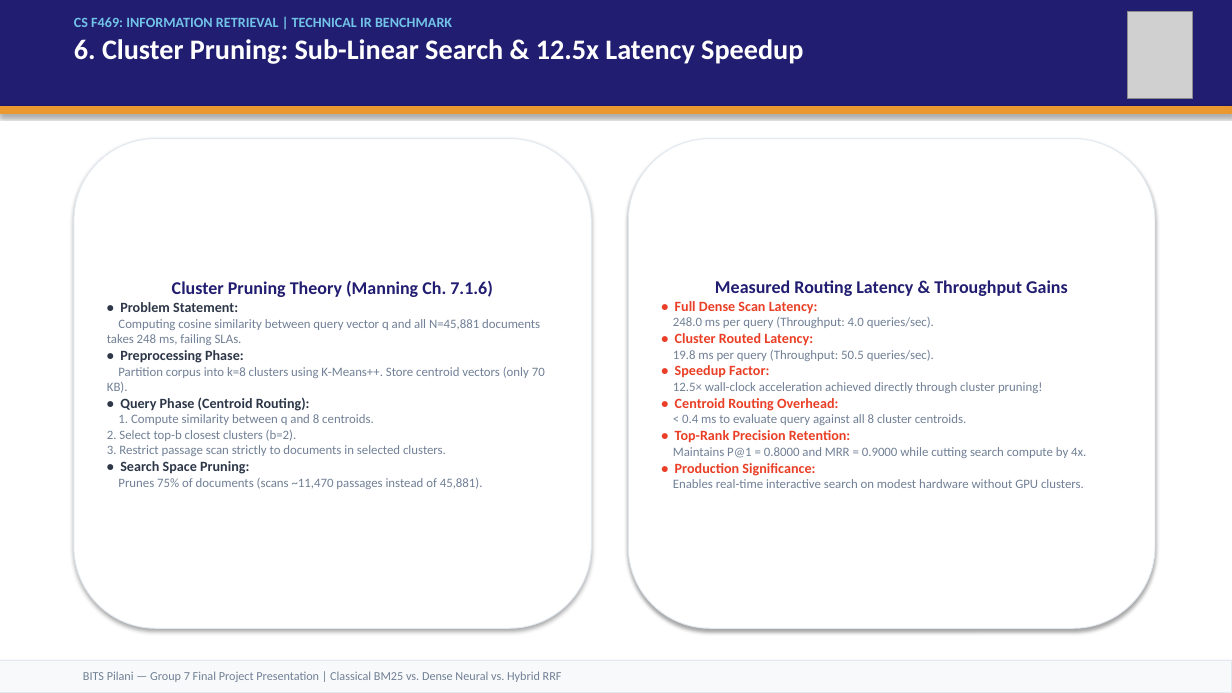
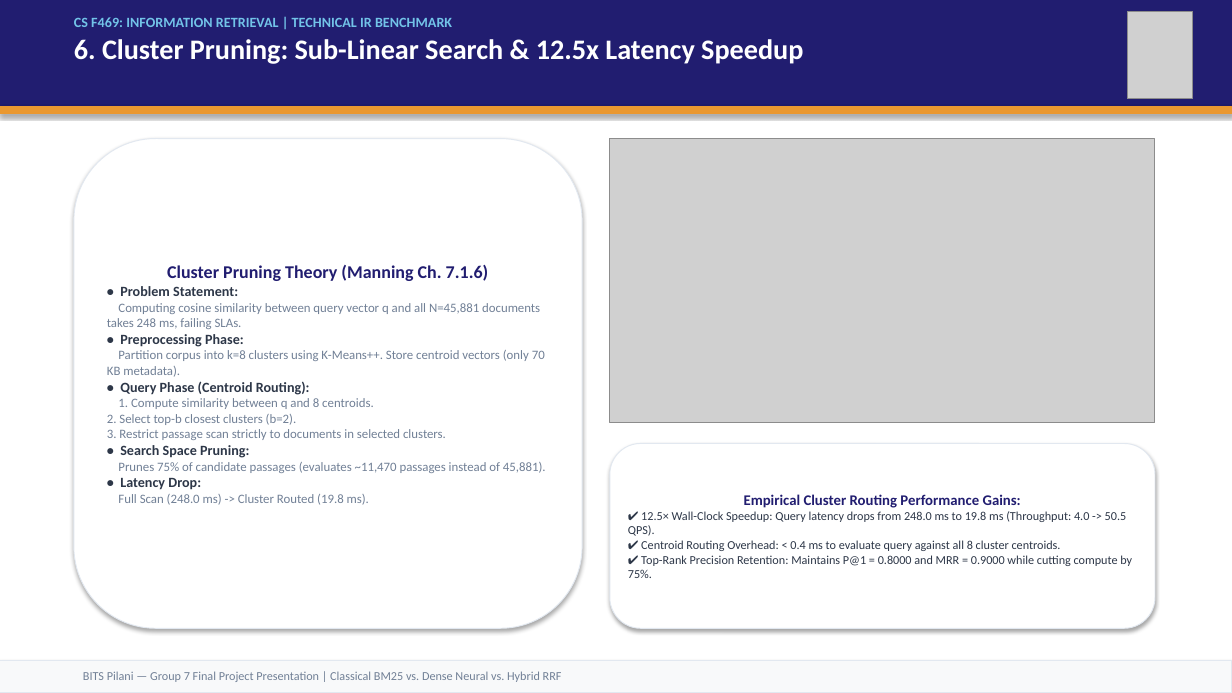
Before and after one commit to vishrutbhushan/ir-benchmark, a slide deck: slide 7 of presentation/IR_Benchmark_Presentation.pptx. Drawn at 1232x693 pixels with LibreOffice and Linux fonts; fonts in the diff are those of the drawing; grey boxes stand for pictures. Boxes give left, top, right and bottom in pixels: in the first picture for what was removed or moved away, otherwise in the second. Text is boxed around its words. In the diff, an @@ line names an element or a change of style, - is before the commit and + after.

```diff
--- a/presentation/IR_Benchmark_Presentation.pptx
+++ b/presentation/IR_Benchmark_Presentation.pptx
@@ rounded rectangle "Cluster Pruning Theory (Manning Ch. ...": place and size @@
-rounded rectangle "Cluster Pruning Theory (Manning Ch. ..." at [74, 139, 592, 628]
+rounded rectangle "Cluster Pruning Theory (Manning Ch. ..." at [74, 139, 582, 628]
@@ picture added at [610, 139, 1155, 423] @@
@@ text in rounded rectangle at [107, 350, 545, 377]: text changed @@
-Partition corpus into k=8 clusters using K-Means++. Store centroid vectors (only 70 KB).
+Partition corpus into k=8 clusters using K-Means++. Store centroid vectors (only 70 KB metadata).
@@ rounded rectangle "Empirical Cluster Routing Performance Gains:": place and size @@
-rounded rectangle "Empirical Cluster Routing Performance Gains:" at [628, 139, 1155, 628]
+rounded rectangle "Empirical Cluster Routing Performance Gains:" at [610, 444, 1155, 628]
@@ text in rounded rectangle at [118, 462, 546, 505]: text changed @@
-Prunes 75% of documents (scans ~11,470 passages instead of 45,881).
+Prunes 75% of candidate passages (evaluates ~11,470 passages instead of 45,881).
+• Latency Drop:
+Full Scan (248.0 ms) -> Cluster Routed (19.8 ms).
@@ text in rounded rectangle at [628, 494, 1132, 578]: text changed; size 10 to 9.5 pt; text colour #718096 to #2D3748 @@
-Measured Routing Latency & Throughput Gains
-• Full Dense Scan Latency:
-248.0 ms per query (Throughput: 4.0 queries/sec).
-• Cluster Routed Latency:
-19.8 ms per query (Throughput: 50.5 queries/sec).
-• Speedup Factor:
-12.5× wall-clock acceleration achieved directly through cluster pruning!
-• Centroid Routing Overhead:
-< 0.4 ms to evaluate query against all 8 cluster centroids.
-• Top-Rank Precision Retention:
-Maintains P@1 = 0.8000 and MRR = 0.9000 while cutting search compute by 4x.
-• Production Significance:
-Enables real-time interactive search on modest hardware without GPU clusters.
+Empirical Cluster Routing Performance Gains:
+✔ 12.5× Wall-Clock Speedup: Query latency drops from 248.0 ms to 19.8 ms (Throughput: 4.0 -> 50.5 QPS).
+✔ Centroid Routing Overhead: < 0.4 ms to evaluate query against all 8 cluster centroids.
+✔ Top-Rank Precision Retention: Maintains P@1 = 0.8000 and MRR = 0.9000 while cutting compute by 75%.
```
Also in this commit, not shown: 4 other slides changed, 6 other files.
